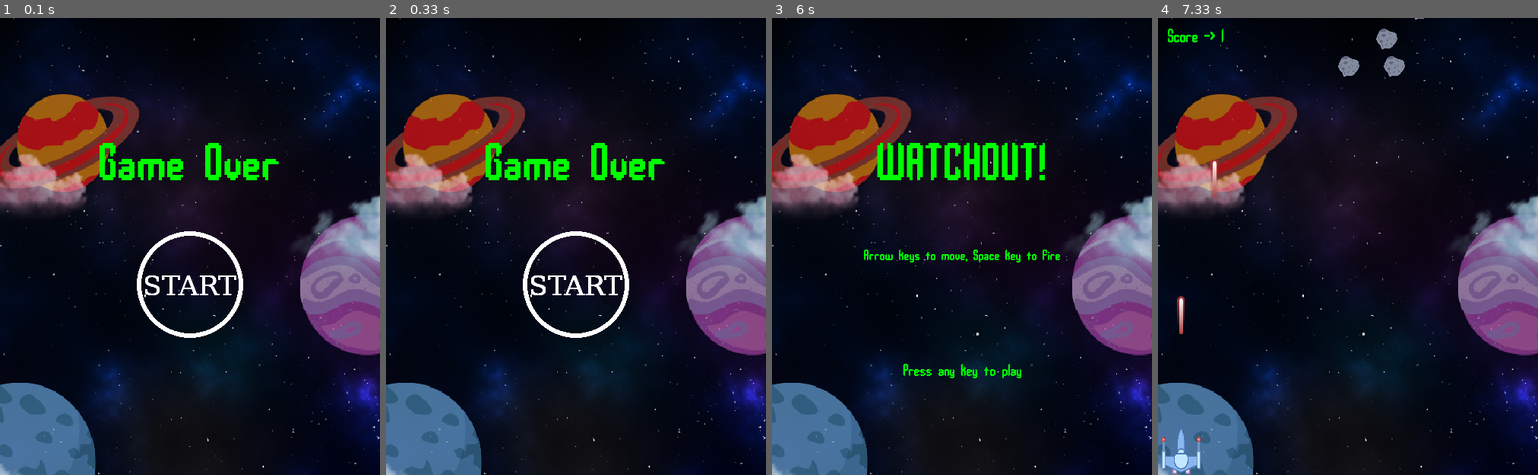
Above: before the commit, frames 1-4 (left to right).
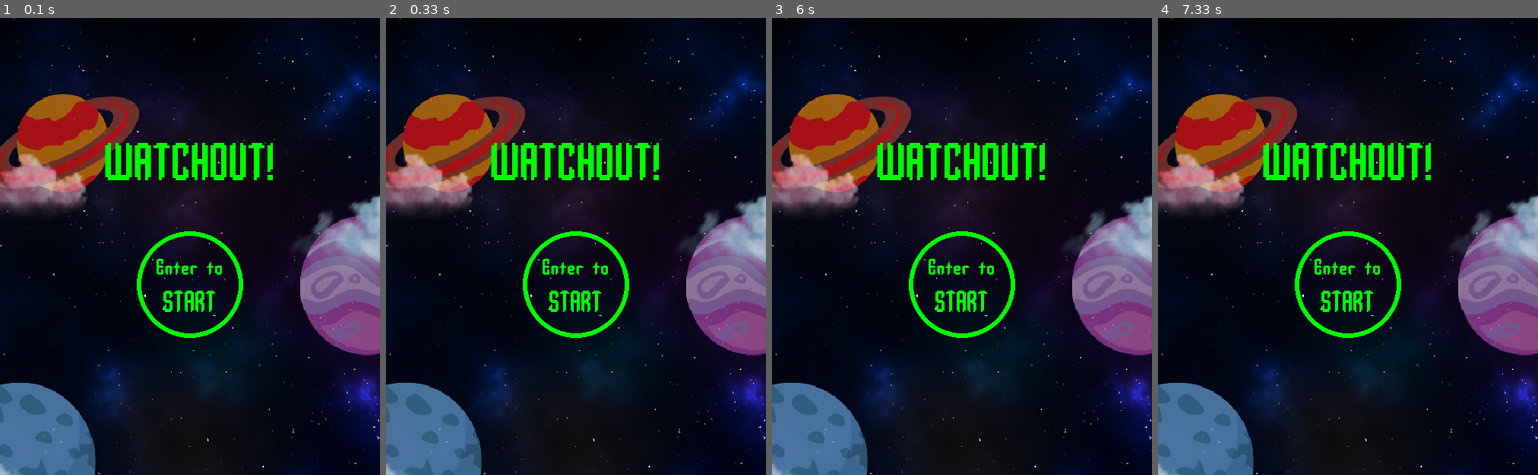
Above: after the commit, the same moments.

Repository: Hans299/Tubes_PBO
Game: pygame game, started from game1.py
Same seed, same stepped clock (60 frames per second), same inputs: the game is played once before the commit and once after it.
Inputs (mouse positions are in pixels of both pictures, inside the frame that each line leads up to):
- Up to frame 1 (0.1 s): no input
- Up to frame 2 (0.33 s): no input
- Up to frame 3 (6 s): click (962, 283) at 0.38 s, where only the run before the commit has a clickable "START"; tap Enter at 0.67 s; hold Left 1-1.53 s; tap Space at 1.57, 2.17, 2.5, 2.8, 2.93, 3.33, 3.63, 4, 4.4, 4.7, 4.9, 5.2, 5.4 s; hold Down 2.1-2.4 s; hold Left 2.43-2.83 s; hold Up 2.87-3.23 s; hold Right 3.27-3.9 s; hold Down 3.93-4.3 s; hold Left 4.33-4.8 s; hold Right 4.83-5.3 s; hold Up 5.33-5.63 s; click (962, 283) at 5.72 s, where only the run before the commit has a clickable "START"
- Up to frame 4 (7.33 s): move the mouse to (1351, 104) at 6.03 s; tap Space at 6.07, 6.37, 6.57, 6.87, 7.13 s; hold Left 6.5-7.03 s; hold Down from 7.07 s (still down)

The runs differ from the first frame. In frame 1, 4.0% of the frame differs, in the area x 26-74%, y 27-70%; in frame 2, 4.0%; in frame 3, 2.0%; in frame 4, 4.8%, in the area x 1-72%, y 0-100%.

Commit message:
Bug Fixed!
Some Bugs Are Fixed Now

Diff:
--- a/game1.py
+++ b/game1.py
@@ -1,19 +1,20 @@
 import pygame
 import random
 import os
-import math
 from pygame import mixer
+
 
 FPS=60
 WIDTH=500
 HEIGHT=600
 GREEN = (0, 255, 0)
 
+
 pygame.init()
 layar = pygame.display.set_mode((WIDTH,HEIGHT))
 pygame.display.set_caption("WATCHOUT!")
 fps = pygame.time.Clock()
-tittle_font = pygame.font.SysFont("dejavuserif",40)
+
 
 def draw_text(surf, text, size, x, y):
     font = pygame.font.Font('jupiterc.ttf', size)
@@ -23,10 +24,11 @@
     surf.blit(text_surface, text_rect)
 
 
-background_img=pygame.image.load(os.path.join("image","background.png"))
-bullet_img=pygame.image.load(os.path.join("image","bullet.png"))
-player_img=pygame.image.load(os.path.join("image","player.png"))
-rock_img=pygame.image.load(os.path.join("image","rock.png"))
+background_img=pygame.image.load(os.path.join("image","background.PNG"))
+bullet_img=pygame.image.load(os.path.join("image","bullet.PNG"))
+player_img=pygame.image.load(os.path.join("image","player.PNG"))
+rock_img=pygame.image.load(os.path.join("image","rock.PNG"))
+
 
 class Player(pygame.sprite.Sprite):
     def __init__(self):
@@ -71,9 +73,14 @@
         all_sprites.add(bullet2)
         bullets.add(bullet2)
 
-
     def show_score(self):
         draw_text(layar, f"Score -> {self.score_val}", 24, WIDTH-450, HEIGHT-590)
+
+class Player1(Player):
+    def __init__(self):
+        Player.__init__(self)
+
+
 
 class Rock(pygame.sprite.Sprite):
     def __init__(self):
@@ -86,6 +93,7 @@
         self.rect.y=random.randrange(-50,-10)
         self.speedx=random.randrange(-1,2)
         self.speedy=random.randrange(1,2)
+
 
     def update(self):
         self.rect.x += self.speedx
@@ -96,6 +104,7 @@
             self.speedx=random.randrange(-3,3)
             self.speedy=random.randrange(2,8)
 
+
 class Bullet(pygame.sprite.Sprite):
     def __init__(self,x,y):
         pygame.sprite.Sprite.__init__(self)
@@ -112,6 +121,42 @@
 
 def waiting_screen():
     layar.blit(pygame.transform.scale(background_img,(500,700)),(0,0))
+    draw_text(layar, "WATCHOUT!", 70, WIDTH/2, HEIGHT/4)
+
+    #pygame.display.flip()
+    #yvar=350
+    #xvar=250
+    #score = tittle_font.render(f"Your score : {player.score_val}", 1, (GREEN))
+    #ayar.blit(score, (WIDTH/2 - score.get_width()/2, yvar-120))
+
+    draw_text(layar, "Enter to", 30, WIDTH/2, 310)
+    draw_text(layar, "START", 40, WIDTH/2, 350)
+
+    pygame.draw.circle(layar, (GREEN), (250,350), 70,6)
+    pygame.display.update()
+    waiting = True
+    while waiting:
+        fps.tick(FPS)
+        for event in pygame.event.get():
+            if event.type == pygame.QUIT:
+                pygame.quit()
+            elif event.type == pygame.KEYUP:
+                if event.key == pygame.K_RETURN:
+                    layar.blit(pygame.transform.scale(background_img,(500,700)),(0,0))
+                    draw_text(layar, "WATCHOUT!", 70, WIDTH/2, HEIGHT/4)
+                    draw_text(layar, "Arrow keys to move, Space key to fire", 20, WIDTH/2, HEIGHT/2)
+                    draw_text(layar, "Press any key to play", 22, WIDTH/2, HEIGHT*3/4)
+                    pygame.display.flip()
+                    waiting = True
+                    while waiting:
+                        fps.tick(FPS)
+                        for event in pygame.event.get():
+                            if event.type == pygame.QUIT:
+                                pygame.quit()
+                            if event.type == pygame.KEYUP:
+                                waiting = False
+
+    '''layar.blit(pygame.transform.scale(background_img,(500,700)),(0,0))
     draw_text(layar, "WATCHOUT!", 70, WIDTH/2, HEIGHT/4)
     draw_text(layar, "Arrow keys to move, Space key to fire", 20, WIDTH/2, HEIGHT/2)
     draw_text(layar, "Press any key to play", 22, WIDTH/2, HEIGHT*3/4)
@@ -123,67 +168,17 @@
             if event.type == pygame.QUIT:
                 pygame.quit()
             if event.type == pygame.KEYUP:
-                waiting = False
-
-def menu():
-    layar.blit(pygame.transform.scale(background_img,(500,700)),(0,0))
-    draw_text(layar, "WATCHOUT!", 70, WIDTH/2, HEIGHT/4)
-    pygame.display.flip()
-    yvar=350
-    xvar=250
-    waiting = True
-    while waiting:
-        fps.tick(FPS)
-        for event in pygame.event.get():
-            if event.type == pygame.QUIT:
-                pygame.quit()
-            if event.type == pygame.MOUSEBUTTONDOWN:
-                xpos, ypos = pygame.mouse.get_pos()
-                cek = math.sqrt((xvar - xpos)**2 + (yvar - ypos)**2)
-                if cek <= 70:
-                    waiting = False
-                    waiting_screen()
-
-
-        text = tittle_font.render("START", 1, (255,255,255))
-        layar.blit(text, (WIDTH/2 - text.get_width()/2, yvar-20))
-
-        pygame.draw.circle(layar, (255,255,255), (xvar,yvar), 70,6)
-        pygame.display.update()
-
-def menuGameOver():
-    layar.blit(pygame.transform.scale(background_img,(500,700)),(0,0))
-    draw_text(layar, "Game Over", 70, WIDTH/2, HEIGHT/4)
-    pygame.display.flip()
-    yvar=350
-    xvar=250
-    waiting = True
-    while waiting:
-        fps.tick(FPS)
-        for event in pygame.event.get():
-            if event.type == pygame.QUIT:
-                pygame.quit()
-            if event.type == pygame.MOUSEBUTTONDOWN:
-                xpos, ypos = pygame.mouse.get_pos()
-                cek = math.sqrt((xvar - xpos)**2 + (yvar - ypos)**2)
-                if cek <= 70:
-                    waiting = False
-                    waiting_screen()
-
-
-        text = tittle_font.render("START", 1, (255,255,255))
-        layar.blit(text, (WIDTH/2 - text.get_width()/2, yvar-20))
-
-        pygame.draw.circle(layar, (255,255,255), (xvar,yvar), 70,6)
-        pygame.display.update()
+                waiting = False'''
+
+
 game_over = True
 running=True
 while running:
     fps.tick(FPS)
 
-    # waiting screen ketika gameover dan akan memulai game
+
+    #waiting screen ketika gameover dan akan memulai game
     if game_over:
-        menuGameOver()
         waiting_screen()
         game_over = False
         all_sprites = pygame.sprite.Group()
@@ -193,17 +188,19 @@
 
         all_sprites.add(player)
 
+
         for i in range(4):
             rock=Rock()
             all_sprites.add(rock)
             rocks.add(rock)
         player.score_val = 0
 
+
     for event in pygame.event.get():
         if event.type==pygame.QUIT:
             running=False
         elif event.type==pygame.KEYDOWN:
-            if event.key==pygame.K_SPACE: # keyboard spasi untuk menembak
+            if event.key==pygame.K_SPACE: #keyboard spasi untuk menembak
                 missile_sound = mixer.Sound("./audio/missile.wav")
                 missile_sound.play()
                 player.shoot()
@@ -217,8 +214,11 @@
             if event.key==pygame.K_2:
                 game_over = True '''
 
+
+
     all_sprites.update()
     hits=pygame.sprite.groupcollide(rocks,bullets,True,True)
+
 
     for hit in hits:
         rock=Rock()
@@ -226,10 +226,13 @@
         rocks.add(rock)
         player.score_val +=1
 
+
+
     hits = pygame.sprite.spritecollide(player,rocks,False,pygame.sprite.collide_circle)
-    # jika pesawat terkena meteor
+    #jika pesawat terkena meteor
     if hits:
         game_over=True
+
 
     layar.blit(pygame.transform.scale(background_img,(500,700)),(0,0))
     all_sprites.draw(layar)
